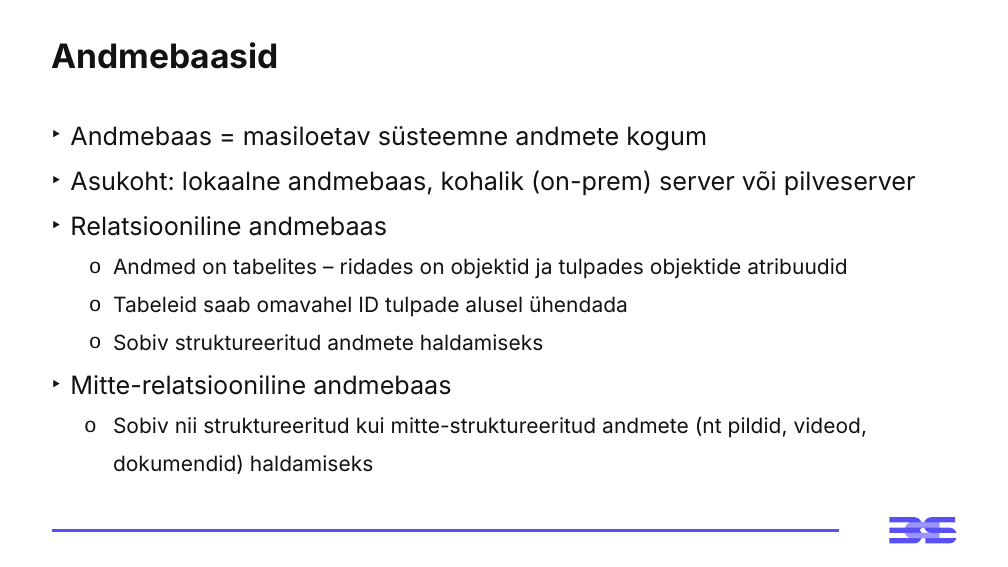
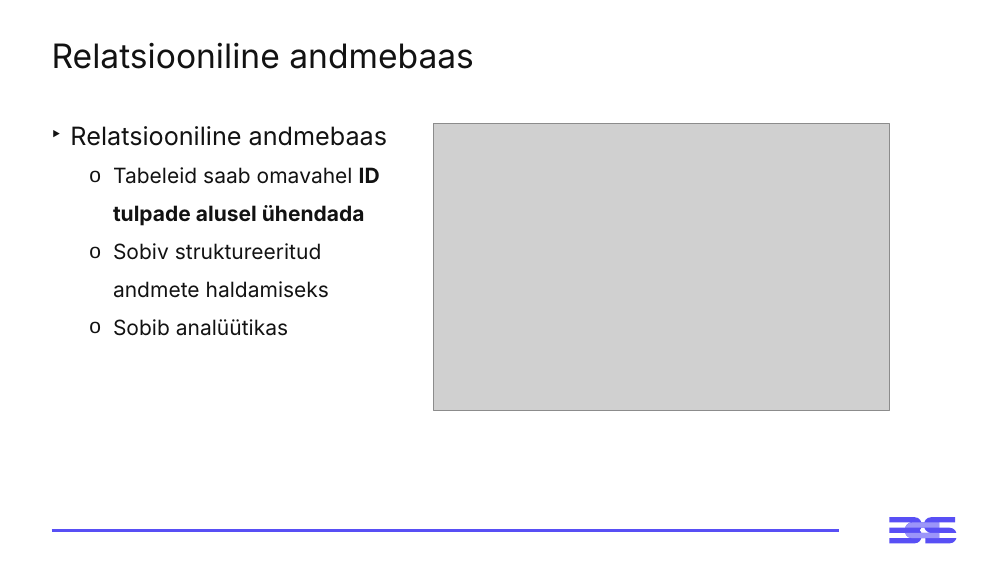
Before and after one commit to emilieabel/andmetarkus, a slide deck: slide 7 of Materjalid/Day6 SQL/6-paev-andmetarkus-esitlus.pptx (slide 3 before the commit). Drawn at 1008x567 pixels with LibreOffice and Linux fonts; fonts in the diff are those of the drawing; grey boxes stand for pictures. Boxes give left, top, right and bottom in pixels: in the first picture for what was removed or moved away, otherwise in the second. Text is boxed around its words. In the diff, an @@ line names an element or a change of style, - is before the commit and + after.

```diff
--- a/Materjalid/Day6 SQL/6-paev-andmetarkus-esitlus.pptx
+++ b/Materjalid/Day6 SQL/6-paev-andmetarkus-esitlus.pptx
@@ title at <box>52,42,474,69</box>: text changed; bold off @@
-Andmebaasid
+Relatsiooniline andmebaas
@@ text removed at <box>70,126,916,474</box> @@
-‣ Andmebaas = masiloetav süsteemne andmete kogum
-‣ Asukoht: lokaalne andmebaas, kohalik (on-prem) server või pilveserver
-‣ Relatsiooniline andmebaas
-  o Andmed on tabelites – ridades on objektid ja tulpades objektide atribuudid
-  o Tabeleid saab omavahel ID tulpade alusel ühendada
-  o Sobiv struktureeritud andmete haldamiseks
-‣ Mitte-relatsiooniline andmebaas
-  o Sobiv nii struktureeritud kui mitte-struktureeritud andmete (nt pildid, videod, dokumendid) haldamiseks
@@ text added at <box>70,126,387,336</box>, 20 pt, text #121212 @@
+‣ Relatsiooniline andmebaas
+  o Tabeleid saab omavahel ID tulpade alusel ühendada
+  o Sobiv struktureeritud andmete haldamiseks
+  o Sobib analüütikas
@@ picture added at <box>433,123,889,410</box> @@
```
Also in this commit, not shown: 4 other slides changed, 27 slides added, 9 slides removed, 59 other files.
